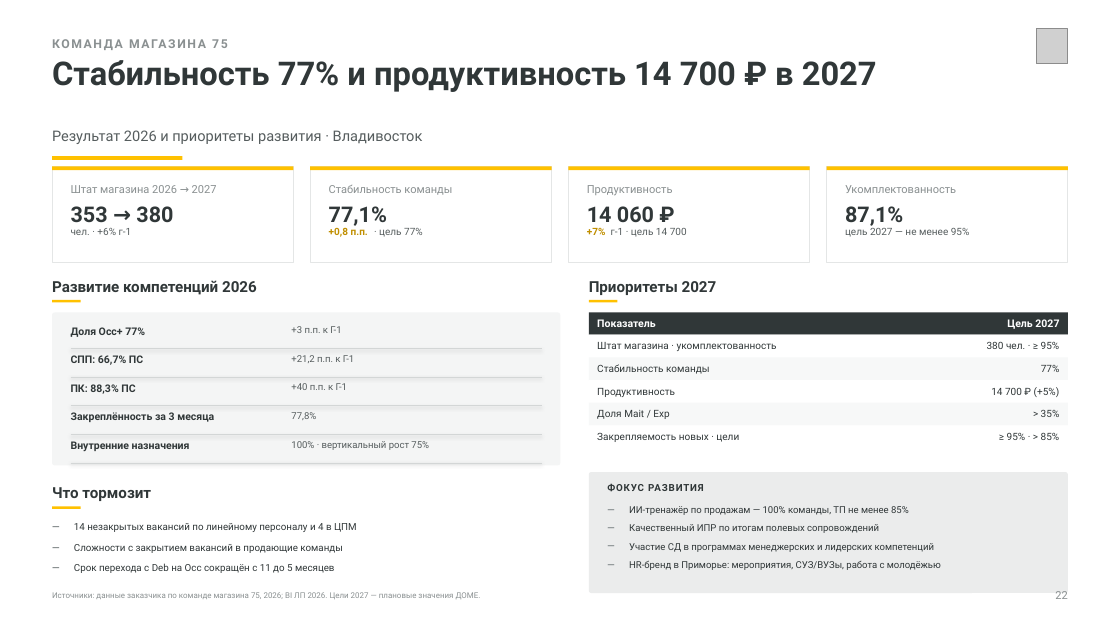
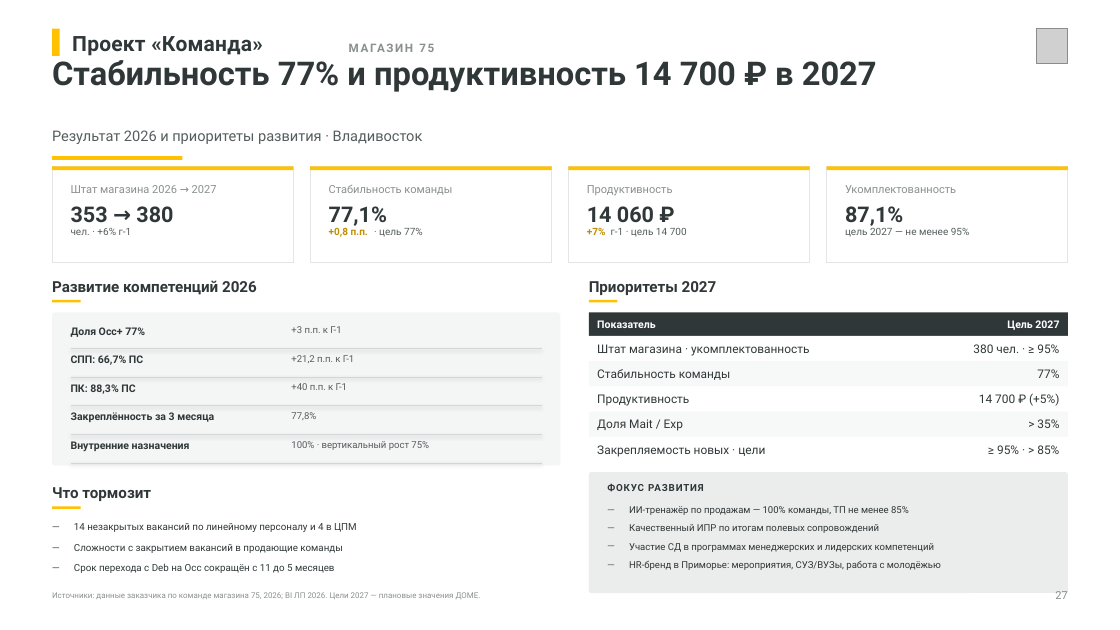
Before and after one commit to dmitrypalych44-ai/power-point, a slide deck: slide 27 of deliverables/Лемана_ПРО_Стратегия_Владивосток_2027.pptx (slide 22 before the commit). Drawn at 1120x630 pixels with LibreOffice and Linux fonts; fonts in the diff are those of the drawing; grey boxes stand for pictures. Boxes give left, top, right and bottom in pixels: in the first picture for what was removed or moved away, otherwise in the second. Text is boxed around its words. In the diff, an @@ line names an element or a change of style, - is before the commit and + after.

Commit message:
Стратегия: крупнее таблицы, меньше плотности, «Стена» одним проектом
- «Стена»: единая амбиция 615,5 млн ₽ (краски 300,0 + декор 315,5), новый слайд «декор»
- «Стена»: слайд «метрики» и новый слайд «план и риски» вместо одного плотного
- «Пол»: «18 инициатив» разбит на доступность/зал (+186) и ПРО/проекты (+393)
- «Кухни»: ремоделинг вынесен на отдельный слайд
- «Сад»: прогноз рынка вынесен на отдельный слайд, профиль клиента крупнее
- «Проектный центр», «Логистика», «Команда»: проектные шапки, крупнее таблицы и карточки
- Таблицы: размер 10,4–11,6 вместо 8,0–9,6, высоты строк пересчитаны
- Всего 29 слайдов

```diff
--- a/deliverables/Лемана_ПРО_Стратегия_Владивосток_2027.pptx
+++ b/deliverables/Лемана_ПРО_Стратегия_Владивосток_2027.pptx
@@ rectangle added at [52,29,60,56], fill #FFC100 @@
@@ text added at [72,36,262,56], 18 pt, text #303738, bold @@
+Проект «Команда»
@@ text at [349,38,996,59]: text changed; size 10.5 to 10 pt @@
-КОМАНДА МАГАЗИНА 75
+МАГАЗИН 75
@@ rectangle: place and size @@
-rectangle at [589,334,1068,357]
+rectangle at [589,336,1068,361]
@@ rectangle: place and size @@
-rectangle at [589,357,1068,380]
+rectangle at [589,361,1068,386]
@@ rectangle: place and size @@
-rectangle at [589,381,1068,403]
+rectangle at [589,386,1068,412]
@@ text "14 700 ₽ (+5%)": place and size @@
-text "14 700 ₽ (+5%)" at [991,387,1060,397]
+text "14 700 ₽ (+5%)" at [979,393,1059,406]
@@ 4 texts, 2 rectangles: place and size @@
-4 texts, 2 rectangles at [589,402,1068,449]
+4 texts, 2 rectangles at [589,412,1068,462]
@@ size 8.6 to 10.2 pt in 10 elements at [597,344,809,356], [973,344,1059,353], [597,369,731,380], [1037,369,1059,378], [597,394,689,406], [979,393,1059,406], [597,419,683,431], [1037,419,1059,428], [597,445,765,457], [997,445,1059,454] @@
@@ text at [1055,591,1067,599]: text changed @@
-22
+27
```
Also in this commit, not shown: 21 other slides changed, 5 slides added, 5 other files.
